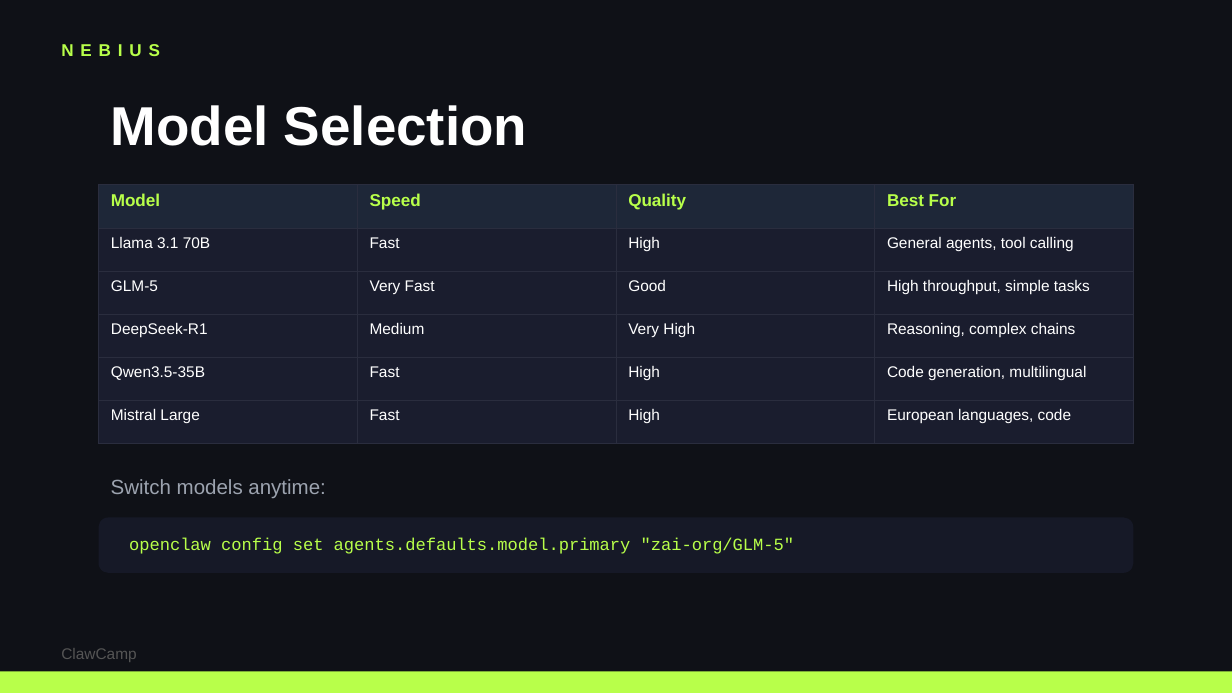
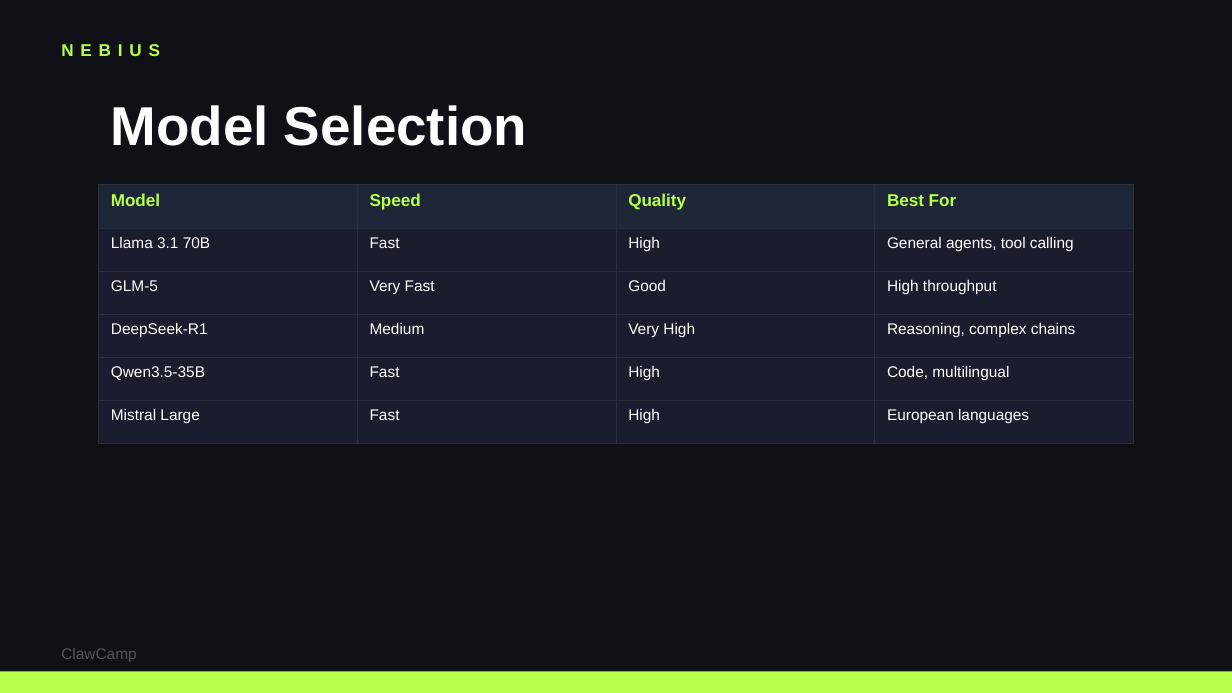
Before and after one commit to colygon/clawcamp-site, a slide deck: slide 11 of workshops/running-openclaw-on-nebius.pptx. Drawn at 1232x693 pixels with LibreOffice and Linux fonts; fonts in the diff are those of the drawing. Boxes give left, top, right and bottom in pixels: in the first picture for what was removed or moved away, otherwise in the second. Text is boxed around its words. In the diff, an @@ line names an element or a change of style, - is before the commit and + after.

```diff
--- a/workshops/running-openclaw-on-nebius.pptx
+++ b/workshops/running-openclaw-on-nebius.pptx
@@ table at (99,185,1133,428) @@
-row 3, column 4: High throughput, simple tasks
+row 3, column 4: High throughput
-row 5, column 4: Code generation, multilingual
+row 5, column 4: Code, multilingual
-row 6, column 4: European languages, code
+row 6, column 4: European languages
@@ text removed at (111,479,325,498) @@
-Switch models anytime:
@@ rounded rectangle removed at (99,517,1133,573) @@
@@ text removed at (129,537,795,554) @@
-openclaw config set agents.defaults.model.primary "zai-org/GLM-5"
```
Also in this commit, not shown: 12 other slides changed, 3 slides added, 4 slides removed.
